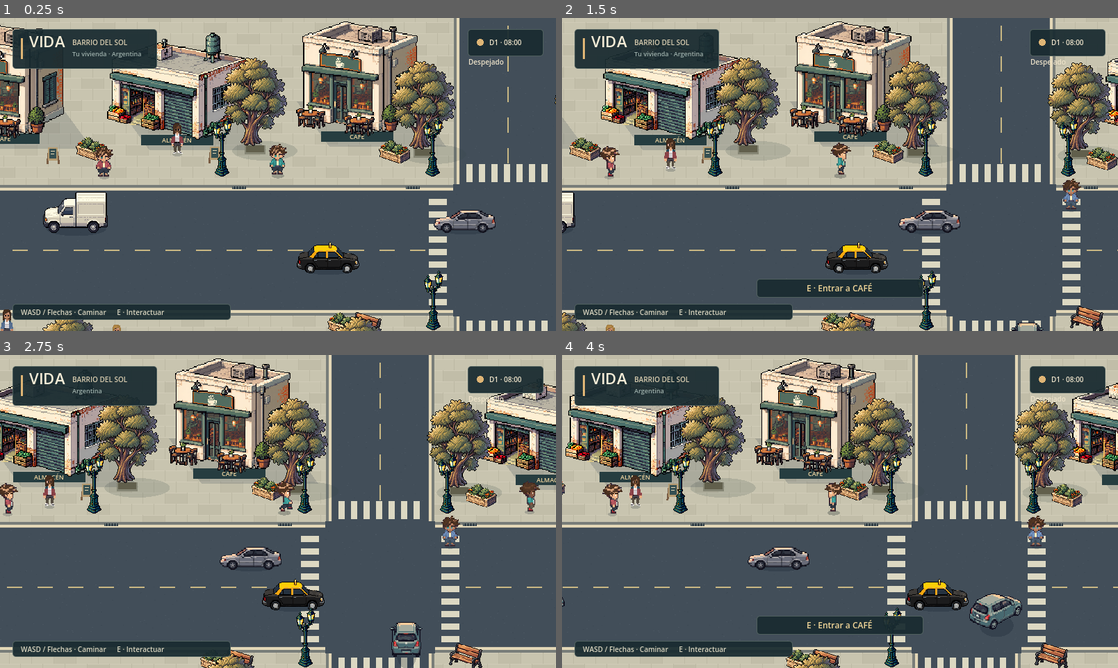
Above: before the commit, frames 1-4 (two rows, left to right).
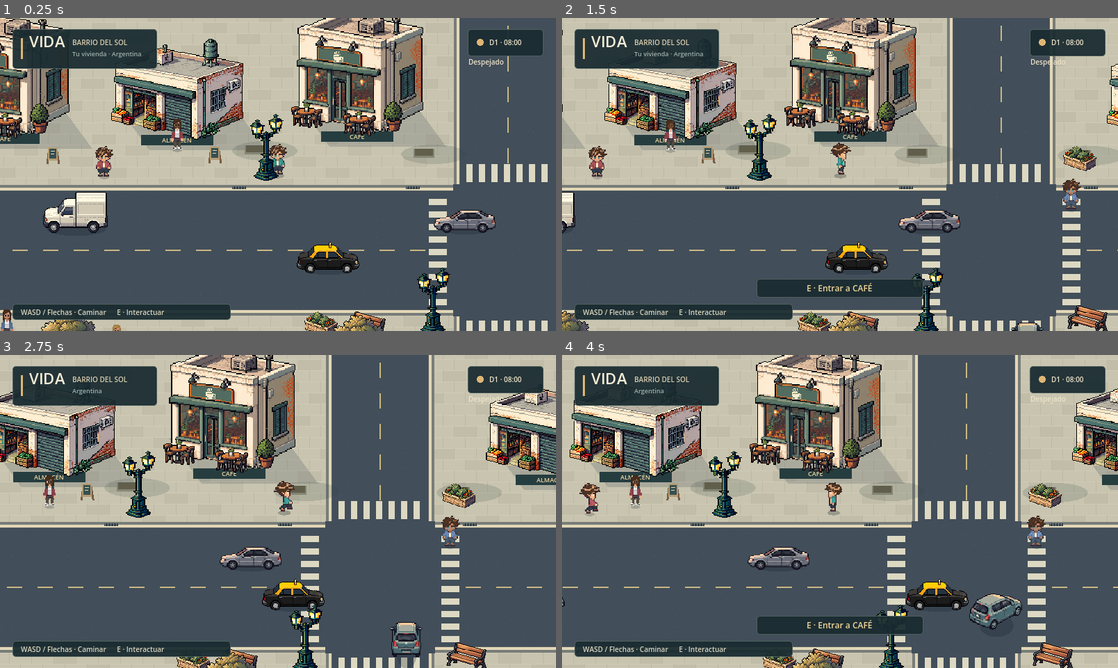
Above: after the commit, the same moments.

Repository: AgustinWojtyszyn/Life--simulador-de-vida
Game: Godot game, scene res://scenes/playground.tscn
Same seed, same stepped clock (60 frames per second), same inputs: the game is played once before the commit and once after it. This scene is started directly instead of the project's main scene.
Inputs (mouse positions are in pixels of both pictures, inside the frame that each line leads up to):
- Up to frame 1 (0.25 s): no input
- Up to frame 2 (1.5 s): move the mouse to (962, 158) at 0.52 s; hold D (move_right) 0.53-1.25 s; tap E (interact) at 0.6 s; click (962, 158) at 0.67 s; drag from (728, 190) to (812, 237) at 1.27 s
- Up to frame 3 (2.75 s): move the mouse to (333, 442) at 2.02 s; hold D (move_right) from 2.03 s (still down); tap E (interact) at 2.1 s
- Up to frame 4 (4 s): release D (move_right) at 2.75 s; drag from (812, 574) to (673, 464) at 2.77 s; move the mouse to (1006, 558) at 3.52 s; hold A (move_left) from 3.53 s (still down); tap E (interact) at 3.6 s

The runs differ from the first frame. In frame 1, 18% of the frame differs, in the area x 0-100%, y 0-100%; in frame 2, 18%; in frame 3, 19%; in frame 4, 19%.

Commit message:
fix: reserve facade space and anchor props to ground sorting

Diff:
--- a/scripts/data/world_catalog.gd
+++ b/scripts/data/world_catalog.gd
@@ -37,7 +37,7 @@
 			{"position": Vector2(minf(east + 245, 2270), 335), "kind": "office", "mode": "EXTERIOR_ONLY"},
 			{"position": Vector2(1560, 780), "kind": "clinic", "mode": "INTERACTABLE"},
 			{"position": Vector2(east, 800), "kind": "shop", "mode": "INTERACTABLE"},
-			{"position": Vector2(minf(east + 225, 2270), 920), "kind": "house", "mode": "EXTERIOR_ONLY"},
+			{"position": Vector2(minf(east + 225, 2270), 800), "kind": "house", "mode": "EXTERIOR_ONLY"},
 			{"position": Vector2(230, 1460), "kind": "house", "mode": "EXTERIOR_ONLY"},
 			{"position": Vector2(560, 1460), "kind": "shop", "mode": "INTERACTABLE"},
 			{"position": Vector2(1160, 1460), "kind": "house", "mode": "EXTERIOR_ONLY"},
@@ -48,7 +48,7 @@
 		# Slots leave doors, sidewalks, the plaza and parking circulation clear.
 		var mixed_positions := [Vector2(150, 1060), Vector2(380, 1060), Vector2(620, 1060),
 			Vector2(1160, 1060), Vector2(1370, 1060),
-			Vector2(1630, 1060), Vector2(east + 160, 1060), Vector2(2200, 610),
+			Vector2(1630, 1060), Vector2(east + 160, 1060),
 			Vector2(780, 1460), Vector2(2280, 1460)]
 		for i in mixed_positions.size():
 			var housing := i % 3 != 1
--- a/scripts/playground.gd
+++ b/scripts/playground.gd
@@ -13,6 +13,8 @@
 const CityBuildingScript := preload("res://scripts/building.gd")
 # World-space footprints are independent of sprite height; sorting uses the feet.
 var solid_rects: Array[Rect2] = []
+var building_bounds: Array[Rect2] = []
+var placed_prop_bounds: Array[Rect2] = []
 var city_objects: Array[Node2D] = []
 var occluders: Array[Sprite2D] = []
 # Two active lanes. Vehicles recycle beyond camera limits; parked cars stay solid.
@@ -49,6 +51,7 @@
 	add_frontage("market", Vector2(445, 320), Vector2(220, 220), Rect2(-83, -58, 160, 53), 1)
 	add_frontage("cafe", Vector2(704, 315), Vector2(230, 268), Rect2(-87, -64, 166, 58), 2)
 	add_frontage("market", Vector2(1168, 324), Vector2(264, 264), Rect2(-100, -70, 193, 64), 3)
+	build_expansion()
 	var parked_positions := [Vector2(1126, 732), Vector2(1304, 732), Vector2(1126, 876), Vector2(1304, 876)]
 	var parked_models := ["car", "van", "coupe", "taxi"]
 	for i in parked_positions.size():
@@ -100,7 +103,7 @@
 	add_asset("props/fountain", Vector2(457, 819), Vector2(144, 108), Rect2(-49, -31, 98, 28))
 	add_prop("sign", Vector2(266, 355), Rect2(-7, -5, 14, 6))
 	add_prop("sign", Vector2(499, 354), Rect2(-7, -5, 14, 6))
-	build_expansion()
+	decorate_expansion()
 	populate()
 	add_neighbor("mara", "Mara", WorldManager.district.home_position + Vector2(80, 42))
 	var layer := CanvasLayer.new()
@@ -154,13 +157,15 @@
 	building.interior_type = "cafe" if spec.type in ["cafe", "diner", "pizzeria", "bakery"] else "shop"
 	building.building_id = "%s_front_%d" % [building.country_id, index]
 	building.facade = load(spec.path)
-	building.size = building.facade.get_size() * 1.25
+	fit_building(building)
 	add_child(building)
 	city_objects.append(building)
 	occluders.append(building.get_child(0))
-	add_solid(Rect2(pos + footprint.position, footprint.size))
+	add_building_solid(building)
 
 func add_asset(asset: String, pos: Vector2, size: Vector2, footprint: Rect2, tint := Color.WHITE) -> void:
+	pos = valid_prop_position(pos, size, asset.begins_with("vehicles/"))
+	if not pos.is_finite(): return
 	var prop := Node2D.new()
 	prop.name = asset.get_file().capitalize()
 	prop.position = pos
@@ -171,9 +176,10 @@
 	elif asset == "vegetation/tree":
 		path = WorldManager.country.greenery
 	sprite.texture = load(path)
-	sprite.centered = false
-	sprite.position = Vector2(-size.x / 2, -size.y)
-	sprite.scale = size / sprite.texture.get_size()
+	sprite.region_enabled = true
+	sprite.region_rect = sprite.texture.get_image().get_used_rect()
+	sprite.position = Vector2(0, -size.y / 2)
+	sprite.scale = size / sprite.region_rect.size
 	sprite.modulate = tint
 	prop.add_child(sprite)
 	if asset == "props/fountain":
@@ -184,6 +190,7 @@
 		prop.add_to_group("parked_vehicles")
 	if asset == "props/lamp":
 		prop.add_to_group("street_lamps")
+	prop.set_meta("placement_bounds", Rect2(pos - Vector2(size.x / 2, size.y), size))
 	add_child(prop)
 	city_objects.append(prop)
 	if asset.begins_with("buildings/"):
@@ -216,7 +223,7 @@
 		var covered: bool = behind and sprite.get_rect().has_point(local_head)
 		sprite.modulate.a = move_toward(sprite.modulate.a, 0.45 if covered else 1.0, delta * 4.0)
 		if sprite.get_parent().get_script() == CityBuildingScript:
-			sprite.get_parent().modulate.a = sprite.modulate.a
+			sprite.get_parent().modulate.a = 1.0
 
 func build_expansion() -> void:
 	var data: DistrictData = WorldManager.district
@@ -235,12 +242,14 @@
 		building.interior_type = ("cafe" if spec.type in ["cafe", "bakery", "pizzeria", "diner"] else "shop") if slot.kind == "shop" else ""
 		building.access = CityBuilding.Access.ENTERABLE if slot.mode == "ENTERABLE" else CityBuilding.Access.INTERACTABLE if slot.mode == "INTERACTABLE" else CityBuilding.Access.EXTERIOR_ONLY
 		building.facade = load(spec.path)
-		building.size = building.facade.get_size() * 1.15
+		fit_building(building)
 		add_child(building)
 		city_objects.append(building)
 		occluders.append(building.get_child(0))
-		add_solid(Rect2(building.position + Vector2(-76, -48), Vector2(150, 44)))
+		add_building_solid(building)
 		index += 1
+func decorate_expansion() -> void:
+	var data: DistrictData = WorldManager.district
 	var east := data.side_street_x + data.side_street_width + 140
 	add_asset("props/fountain", Vector2(east, 1040), Vector2(100, 75), Rect2(-32, -21, 64, 20))
 	add_asset("props/bench", Vector2(east - 80, 1080), Vector2(58, 43), Rect2(-23, -12, 46, 12))
@@ -302,3 +311,53 @@
 	walker.set_meta("person_id", id)
 	walker.set_meta("person_name", title)
 	add_child(walker)
+
+func fit_building(building: CityBuilding) -> void:
+	var used := building.facade.get_image().get_used_rect().size
+	var max_width := 190.0
+	var max_height := 238.0
+	for road in roads():
+		if road.size.x > 1000 and road.end.y < building.position.y:
+			max_height = minf(max_height, building.position.y - road.end.y - 24)
+		if road.size.y > 1000:
+			var clearance := road.position.x - building.position.x if building.position.x < road.position.x else building.position.x - road.end.x
+			max_width = minf(max_width, (clearance - 14) * 2)
+	# The southern parking bays remain unobstructed by the next frontage.
+	if building.position.x > 1030 and building.position.x < 1400 and building.position.y == 1060:
+		max_height = minf(max_height, 130)
+	var factor := minf(max_width / used.x, max_height / used.y)
+	building.size = building.facade.get_size() * factor
+	building_bounds.append(Rect2(building.position - Vector2(used.x * factor / 2, used.y * factor), Vector2(used) * factor))
+
+func add_building_solid(building: CityBuilding) -> void:
+	var bounds: Rect2 = building_bounds.back()
+	var depth := minf(64.0, bounds.size.y * 0.32)
+	add_solid(Rect2(building.position + Vector2(-bounds.size.x * 0.46, -depth), Vector2(bounds.size.x * 0.92, depth - 4)))
+
+func roads() -> Array[Rect2]:
+	return [Rect2(16, 394, 2368, 170), Rect2(852, 16, 138, 1568), Rect2(16, 1130, 2368, 120), Rect2(WorldManager.district.side_street_x, 16, WorldManager.district.side_street_width, 1568)]
+
+func valid_prop_position(at: Vector2, size: Vector2, parked: bool = false) -> Vector2:
+	# Reserve the entire facade envelope, not just its collision strip. This
+	# prevents short props from appearing pasted onto a tall building's front.
+	var offsets := [Vector2.ZERO]
+	if not parked:
+		for distance in [32, 64, 96, 128]:
+			for direction in [Vector2.RIGHT, Vector2.LEFT, Vector2.DOWN, Vector2.UP]:
+				offsets.append(direction * distance)
+	for offset in offsets:
+		var candidate: Vector2 = at + offset
+		var visual := Rect2(candidate - Vector2(size.x / 2, size.y), size)
+		var base := Rect2(candidate - Vector2(size.x / 2, 16), Vector2(size.x, 20))
+		if not Rect2(20, 20, 2360, 1560).encloses(visual): continue
+		var valid := true
+		for bounds in building_bounds:
+			if visual.intersects(bounds.grow(8)): valid = false
+		for road in roads():
+			if base.intersects(road.grow(8)): valid = false
+		for bounds in placed_prop_bounds:
+			if base.intersects(bounds.grow(5)): valid = false
+		if valid:
+			placed_prop_bounds.append(base)
+			return candidate
+	return Vector2(INF, INF)
--- /dev/null
+++ b/tests/regional_streets_test.gd
@@ -0,0 +1,44 @@
+extends SceneTree
+
+var failures := 0
+
+func _initialize() -> void:
+	call_deferred("run")
+
+func check(ok: bool, message: String) -> void:
+	if not ok:
+		failures += 1
+		push_error(message)
+
+func run() -> void:
+	var wm := root.get_node("WorldManager")
+	for country in wm.countries:
+		wm.country = country
+		wm.district = country.cities[0].districts[0]
+		var world: Node2D = load("res://scenes/playground.tscn").instantiate()
+		root.add_child(world)
+		await process_frame
+		var facades := {}
+		for object in world.city_objects:
+			if object.has_meta("building_type"):
+				facades[object.facade.resource_path] = true
+				check(object.get_child(0).z_index == 0, "Facade must share its ground anchor's Y sort")
+				check(object.building_type != "station", "No station without station art")
+				if object.building_type.begins_with("residential"):
+					check(object.interior_type.is_empty(), "Residential facade must not enter a shop")
+				if object.building_type in ["clinic", "office"]:
+					check(object.facade.resource_path.get_file() == object.building_type + ".png", "Dedicated service facade")
+			if object.has_meta("placement_bounds"):
+				var bounds: Rect2 = object.get_meta("placement_bounds")
+				for building in world.building_bounds:
+					check(not bounds.intersects(building), country.id + ": prop intersects facade")
+		for bounds in world.building_bounds:
+			for road in world.roads():
+				check(not bounds.intersects(road), country.id + ": facade extends into road")
+		check(facades.size() >= 10, country.id + ": diverse residential and commercial facades")
+		check(get_nodes_in_group("parked_vehicles").size() == 4, "Four valid parking spaces")
+		print("REGIONAL STREET: ", country.id, " facades=", facades.size(), " objects=", world.city_objects.size())
+		world.queue_free()
+		await process_frame
+	print("REGIONAL STREETS: ", "PASS" if failures == 0 else "FAIL", " (", failures, " failures)")
+	quit(0 if failures == 0 else 1)
